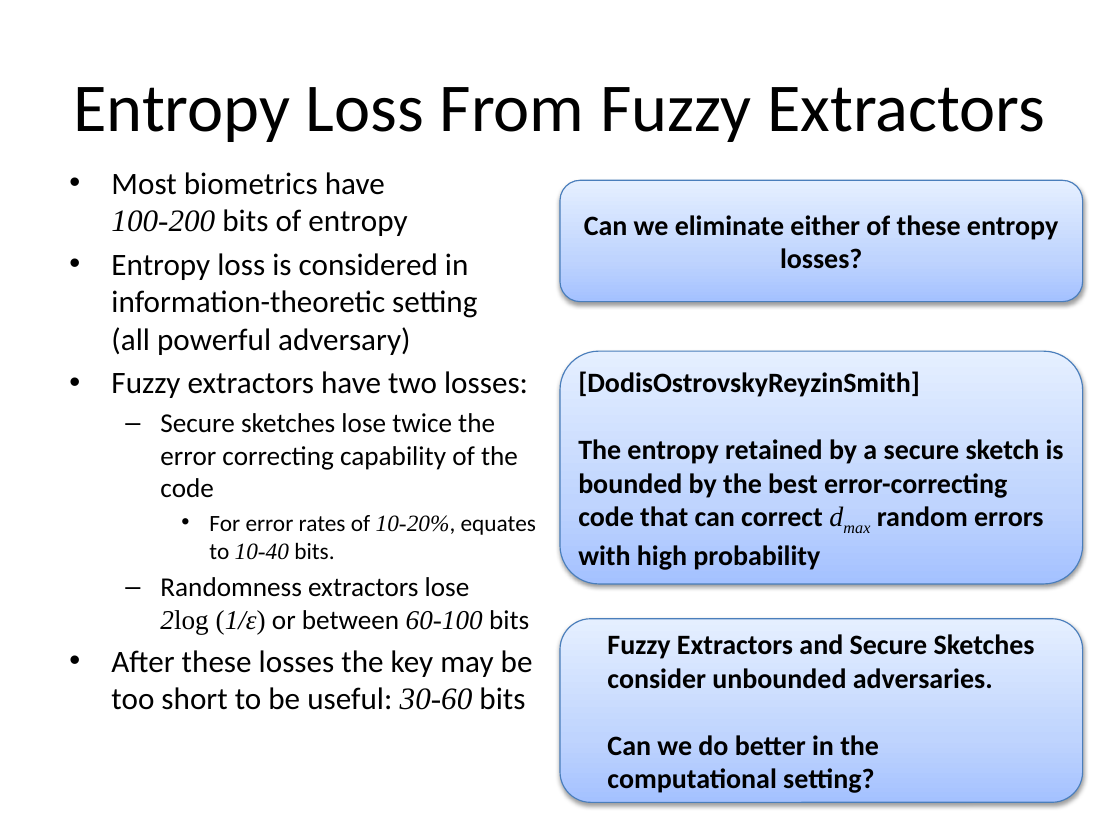
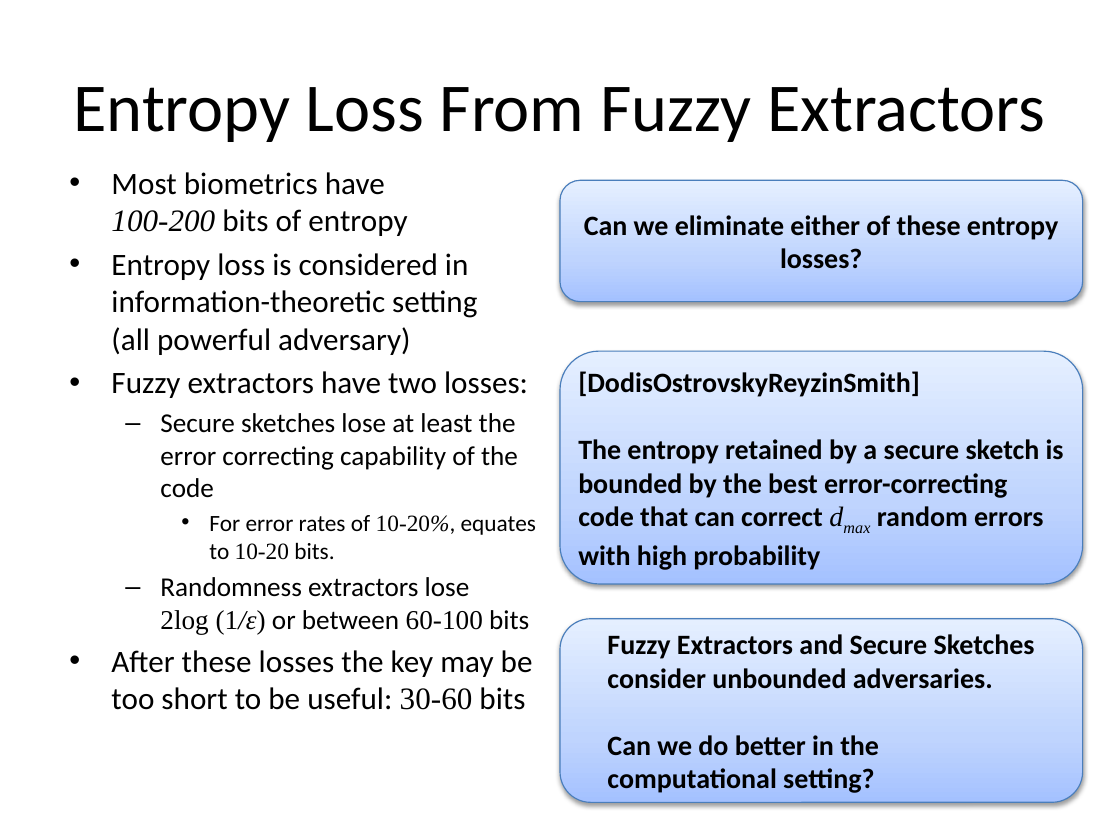
Before and after one commit to xianruimeng/comp-fuzzy-ext, a slide deck: slide 15 of ComputationalFuzzyExtractors.pptx (slide 9 before the commit). Drawn at 1120x840 pixels with LibreOffice and Linux fonts; fonts in the diff are those of the drawing. Boxes give left, top, right and bottom in pixels: in the first picture for what was removed or moved away, otherwise in the second. Text is boxed around its words. In the diff, an @@ line names an element or a change of style, - is before the commit and + after.

```diff
--- a/ComputationalFuzzyExtractors.pptx
+++ b/ComputationalFuzzyExtractors.pptx
@@ text at [160, 413, 536, 560]: text changed @@
-  – Secure sketches lose twice the error correcting capability of the code
-    • For error rates of 10-20%, equates to 10-40 bits.
+  – Secure sketches lose at least the error correcting capability of the code
+    • For error rates of 10-20%, equates to 10-20 bits.
@@ text at [111, 577, 533, 710]: italic off in "2log (1/ε) 60-100", "30-60" @@
```
Also in this commit, not shown: 2 other slides changed, 6 slides added, 2 other files.
